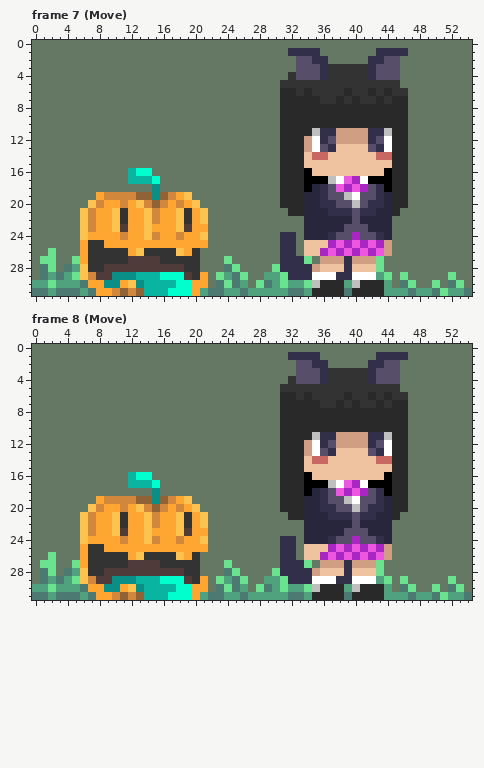
Two states of a pixel-art file, _Res/Ase/GuaGua Playground.ase. The picture above is the old version.
55x32 pixels, 20 frames. Colours within 5 levels of each other are drawn and written as one. Shown: frame 7 (Move), frame 8 (Move). The commit also changed other frames, which this record leaves out.
After:
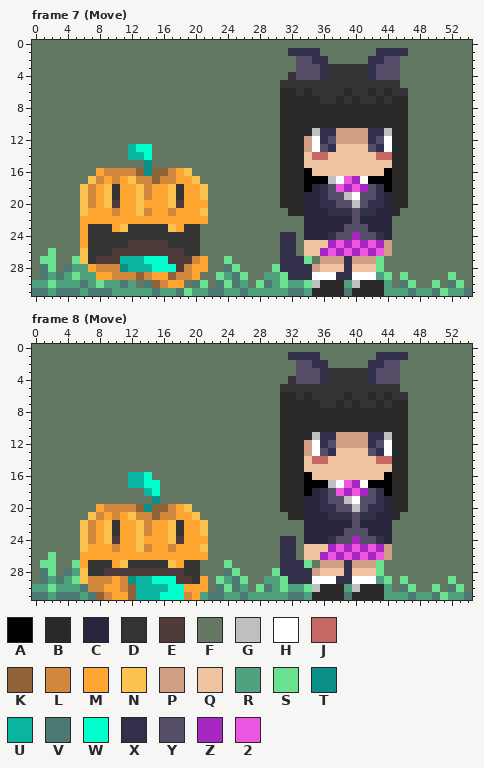
Palette (. is transparent): A #000000  B #292929  C #27263c  D #333333  E #503b3b  F #657864  G #bfbfbf  H #ffffff  J #c76863  K #8f6237  L #d1883c  M #ffa532  N #fcc351  P #d09e83  Q #efc2a0  R #50a27f  S #6be290  T #0a8f86  U #09b5a1  V #4d7973  W #00ffcc  X #322f4a  Y #574f69  Z #a827c2  2 #ec57e1
Commit: GuaGua Artwork; Sleep Particle;
Diff:
Frame 7 (Move), layer "Gua":
y 13: x 12..14 FFF -> UWW
y 14: x 12..14 FFF -> UUW
y 15: x 14 F -> T
y 16: x 8..19 FFFFUWWFFFFF -> MLLLLKTKKLMN
y 17: x 7..20 FFFFFUUUWFFFFF -> NLMLMNLLKLLMMN
y 18: x 6..21 FFFFFFFFFTFFFFFF -> NLMNDMMNLMMNDMMN
y 19: x 6..7 FF -> NL; x 9..21 LLLLKKTKLMNFF -> NDMMNLMMNDMMN
y 20: x 6..11 FNLMML -> NLMNEM; x 14..18 LKLML -> MMMNE; x 20..21 NF -> MM
y 21: x 7 L -> M; x 10..11 ND -> LM; x 13..15 MNL -> NLM; x 17..19 MND -> LMM
y 22: x 6..7 NL -> MM; x 10..11 ND -> MM; x 14..15 NL -> MM; x 18..19 ND -> MM; x 21 N -> M
y 23: x 6..21 NLMMNEMMNMMMNEMM -> MDDDMNDDDDDNMDDF
y 24: x 6..21 NMMMMLMMNLMMLMMN -> MDDDDDDDDDDDDDDF
y 25: x 9..21 MMMMMMMMMMMMM -> DDDEEEEEDDDDF
y 26: x 6 M -> N; x 10..19 DDMNDDDDNM -> EEEEEEEEED
y 27: x 6 M -> N; x 8..21 DDDDEEEEDDDDDF -> EEEUUUWWWEEELM
y 28: x 6..17 NDDEEEEEEEEE -> RMLLLTUUUWWW; x 19..21 DDF -> LMM
y 29: x 6..21 NLEETTTUUUWWWEDM -> RRMMLLLKLMMKLLMF
y 30: x 7..21 MMTTMNTUUUUWWMM -> RSRRVRFVKLMMFVS
y 31: x 8..20 MMLKLKUUUWWWM -> VVRRRRRVRRVSR
Frame 8 (Move), layer "Gua":
y 16: x 13 W -> U
y 17: x 14 U -> W
y 18: x 14..15 FT -> UW
y 19: x 8..14 MLLLLKK -> FFFFFFF; x 16..19 KLMN -> FFFF
y 20: x 7..10 NLMM -> FMLL; x 12..14 MNL -> LKT; x 16..20 LMLMN -> KLMNF
y 21: x 6..8 NLM -> FNL; x 10..21 NDMMNLMMNDMN -> LMNLLKLLMMNF
y 22: x 9..11 MND -> NDM; x 13..15 MNL -> NLM; x 17..19 MND -> NDM
y 23: x 9..11 MNE -> NDM; x 13..14 MN -> NL; x 17..19 MNE -> NDM; x 21 M -> N
y 24: x 7 M -> L; x 9..11 MML -> NEM; x 13..15 MNL -> NMM; x 17..18 ML -> NE; x 21 N -> M
y 25: x 6..8 MDD -> NMM; x 10 M -> L; x 13..14 MM -> NL; x 17 M -> L; x 21 M -> N
y 26: x 7..11 DDDDD -> MMMMM; x 13..18 NDDDDN -> MMMMMM; x 20..21 DF -> MM
y 27: x 10..15 DDEEEE -> MNDDDD; x 17..18 DD -> NM
y 29: x 8..11 EETT -> LLML; x 15 U -> W; x 18 W -> E
y 30: x 7..13 MMTTMNT -> LLMMLKU; x 17 U -> W; x 19 W -> M
y 31: x 8..13 MMLKLK -> KLMMKU; x 16 U -> W; x 19 W -> L
